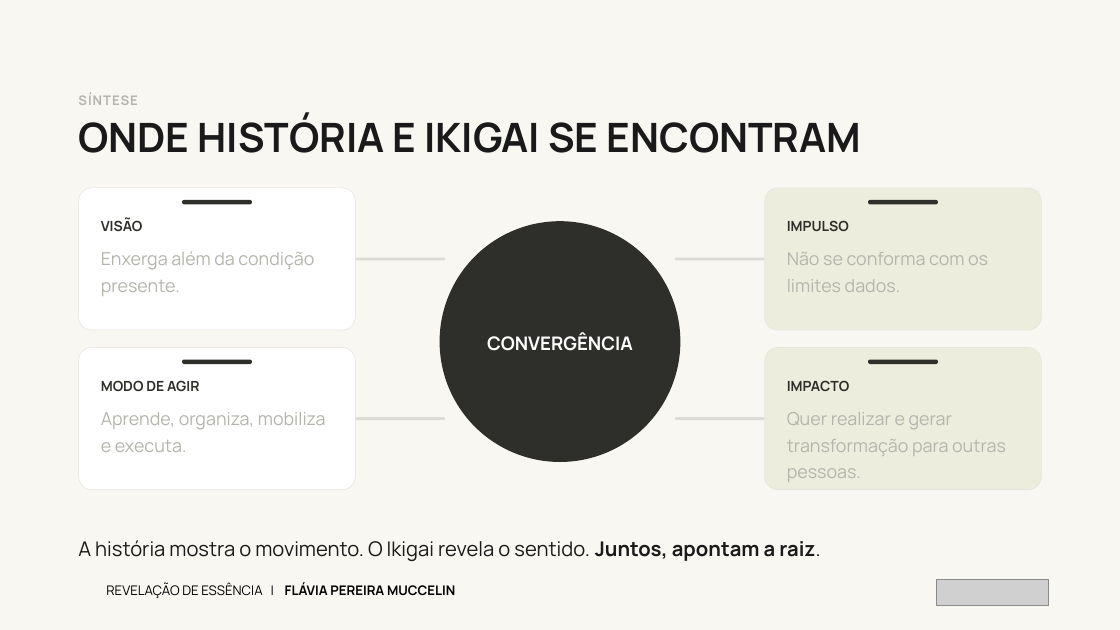
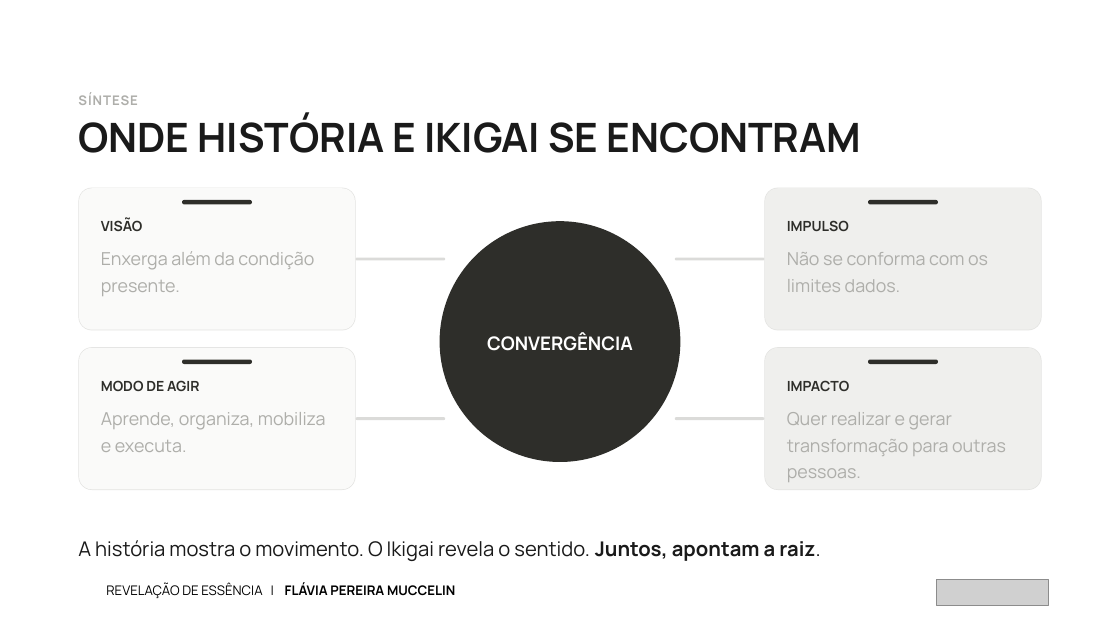
Before and after one commit to kellyalbertkabrand/Apresentacao_Revelacao_de_Essencia, a slide deck: slide 22 of Revelacao-de-Essencia-Flavia-Pereira-Muccelin.pptx. Drawn at 1120x630 pixels with LibreOffice and Linux fonts; fonts in the diff are those of the drawing; grey boxes stand for pictures. Boxes give left, top, right and bottom in pixels: in the first picture for what was removed or moved away, otherwise in the second. Text is boxed around its words. In the diff, an @@ line names an element or a change of style, - is before the commit and + after.

```diff
--- a/Revelacao-de-Essencia-Flavia-Pereira-Muccelin.pptx
+++ b/Revelacao-de-Essencia-Flavia-Pereira-Muccelin.pptx
@@ background #F8F7F2 to #FFFFFF @@
@@ rounded rectangle at (x1=764, y1=188, x2=1042, y2=330): fill #E5E4DF to #E3E3E1 @@
@@ rounded rectangle at (x1=765, y1=188, x2=1041, y2=330): fill #EDEDDD to #EFEFED @@
@@ rounded rectangle at (x1=675, y1=258, x2=764, y2=260): fill #DCDBD5 to #DBDBD9 @@
@@ text "Não se conforma com os ..." at (x1=787, y1=252, x2=988, y2=292): text colour #B5B5AD to #AEAEAA @@
@@ rounded rectangle at (x1=764, y1=347, x2=1042, y2=490): fill #E5E4DF to #E3E3E1 @@
@@ rounded rectangle at (x1=765, y1=348, x2=1041, y2=489): fill #EDEDDD to #EFEFED @@
@@ rounded rectangle at (x1=675, y1=417, x2=764, y2=420): fill #DCDBD5 to #DBDBD9 @@
@@ text "Quer realizar e gerar transformação ..." at (x1=787, y1=412, x2=1006, y2=482): text colour #B5B5AD to #AEAEAA @@
```
Also in this commit, not shown: 18 other slides changed, 1 other file.
